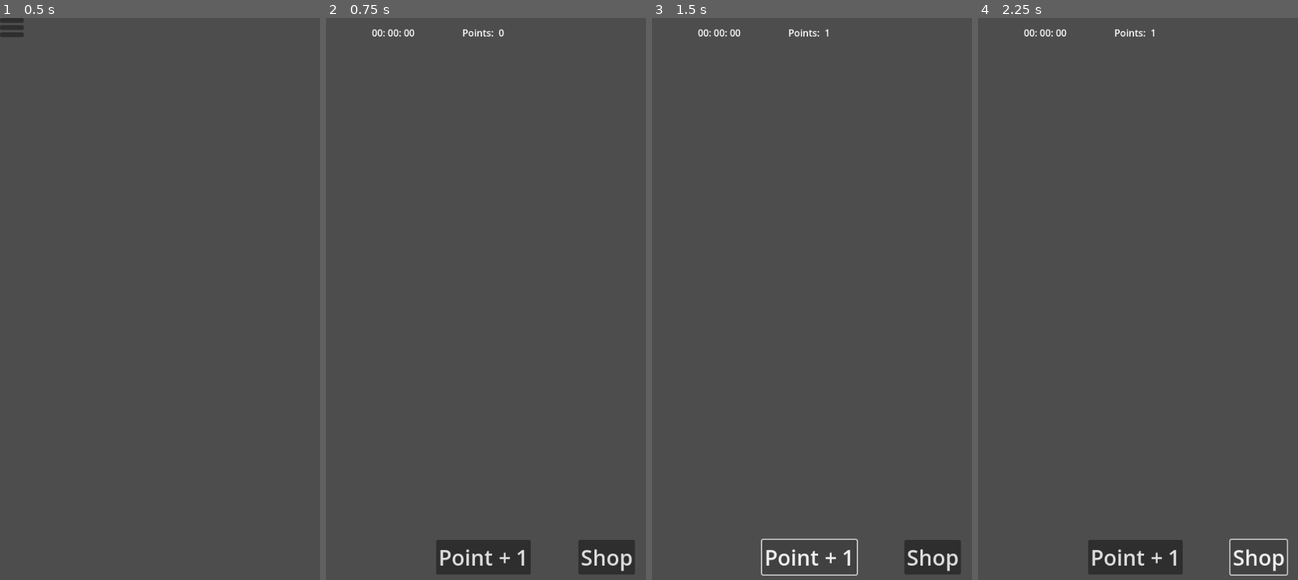
Above: before the commit, frames 1-4 (left to right).
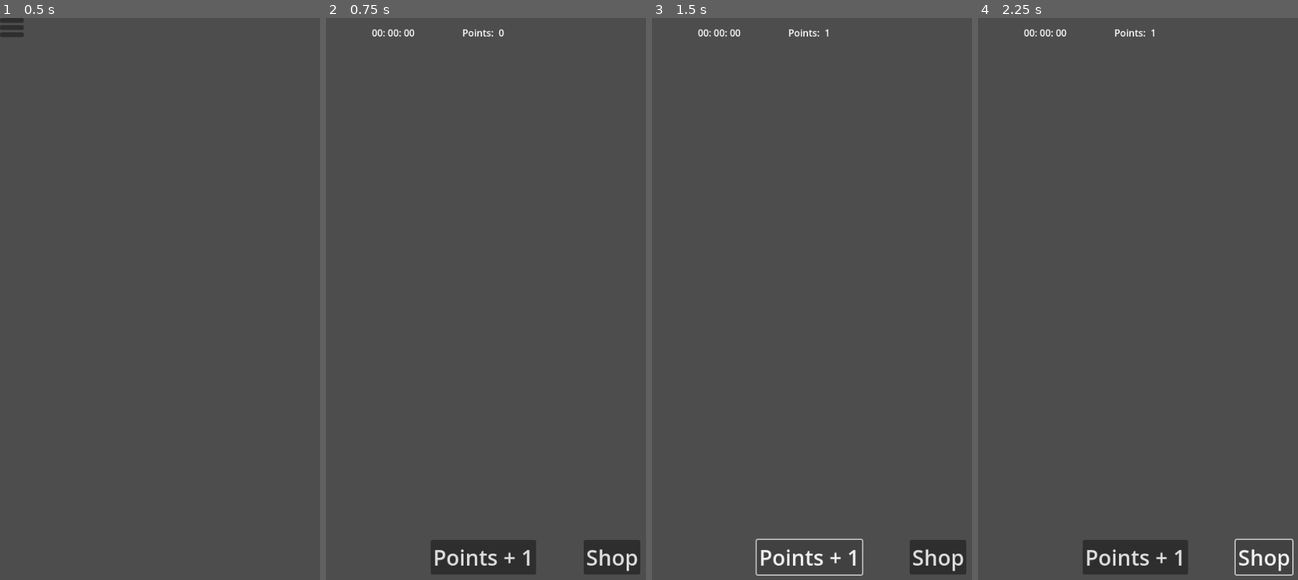
Above: after the commit, the same moments.

Repository: M0nk3yBrain/Clicker
Game: Godot game, scene res://Scenes/main_menu.tscn
Two runs of this game, one before a commit and one after it. Both use one fixed random seed, a clock stepped at 60 frames per second and the inputs below. The project has no main scene, so this scene is started directly.
Inputs (mouse positions are in pixels of both pictures, inside the frame that each line leads up to):
- Up to frame 1 (0.5 s): no input
- Up to frame 2 (0.75 s): click (338, 18) at 0.5 s
- Up to frame 3 (1.5 s): click "Point + 1" (after the commit: "Points + 1") at 1.25 s
- Up to frame 4 (2.25 s): click "Shop" at 2 s

Frame 1 is identical in both runs. In frame 2, 1.1% of the frame differs, in the area x 32-99%, y 92-99%; in frame 3, 1.0%; in frame 4, 1.0%.

Commit message:
Offline work

Diff:
--- a/Scenes/shop.tscn
+++ b/Scenes/shop.tscn
@@ -30,11 +30,14 @@
 [node name="HBoxContainer" type="HBoxContainer" parent="VBoxContainer/NinePatchRect/MarginContainer"]
 layout_mode = 2
 
-[node name="TextureButton" type="TextureButton" parent="VBoxContainer/NinePatchRect/MarginContainer/HBoxContainer"]
+[node name="Plus One" type="Button" parent="VBoxContainer/NinePatchRect/MarginContainer/HBoxContainer"]
 layout_mode = 2
+text = "Click Power + 1"
 
-[node name="TextureButton2" type="TextureButton" parent="VBoxContainer/NinePatchRect/MarginContainer/HBoxContainer"]
+[node name="Plus Two" type="Button" parent="VBoxContainer/NinePatchRect/MarginContainer/HBoxContainer"]
 layout_mode = 2
+text = "Click Power + 2"
 
-[node name="TextureButton3" type="TextureButton" parent="VBoxContainer/NinePatchRect/MarginContainer/HBoxContainer"]
+[node name="Plus Five" type="Button" parent="VBoxContainer/NinePatchRect/MarginContainer/HBoxContainer"]
 layout_mode = 2
+text = "Click Power + 5"
--- a/Scripts/game.gd
+++ b/Scripts/game.gd
@@ -2,6 +2,7 @@
 
 
 var points = 0
+var click_power = 1
 
 
 # Called when the node enters the scene tree for the first time.
@@ -10,4 +11,4 @@
 
 
 func _on_game_buttons_points():
-	points += 1
+	points += click_power
--- a/Scripts/game_buttons.gd
+++ b/Scripts/game_buttons.gd
@@ -11,7 +11,7 @@
 
 # Called when the node enters the scene tree for the first time.
 func _ready():
-	point_up_btn.text = "Point + %s" % points_up
+	point_up_btn.text = "Points + %s" % points_up
 
 
 # List the buttons on game menu.
--- a/Scripts/shop.gd
+++ b/Scripts/shop.gd
@@ -1,13 +1,9 @@
 extends Control
-
-
-@onready var shop_panel = $PopupMenu
 
 
 # Called when the node enters the scene tree for the first time.
 func _ready():
-	shop_panel.add_item("Add 1 on Click")
-	#shop_panel.connect("id_pressed", self, "on")
+	pass
 
 # Called every frame. 'delta' is the elapsed time since the previous frame.
 func _process(delta):
